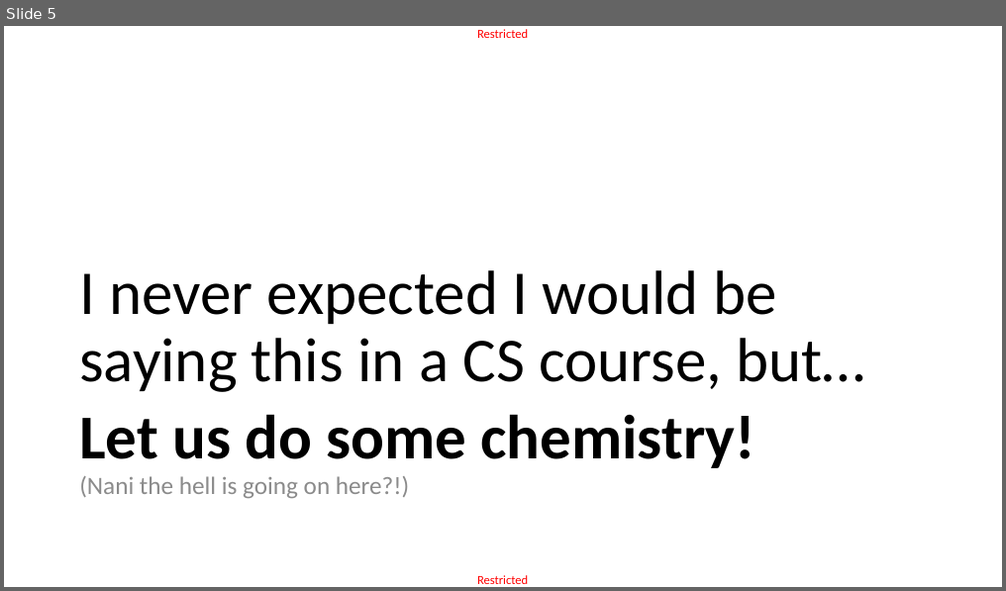
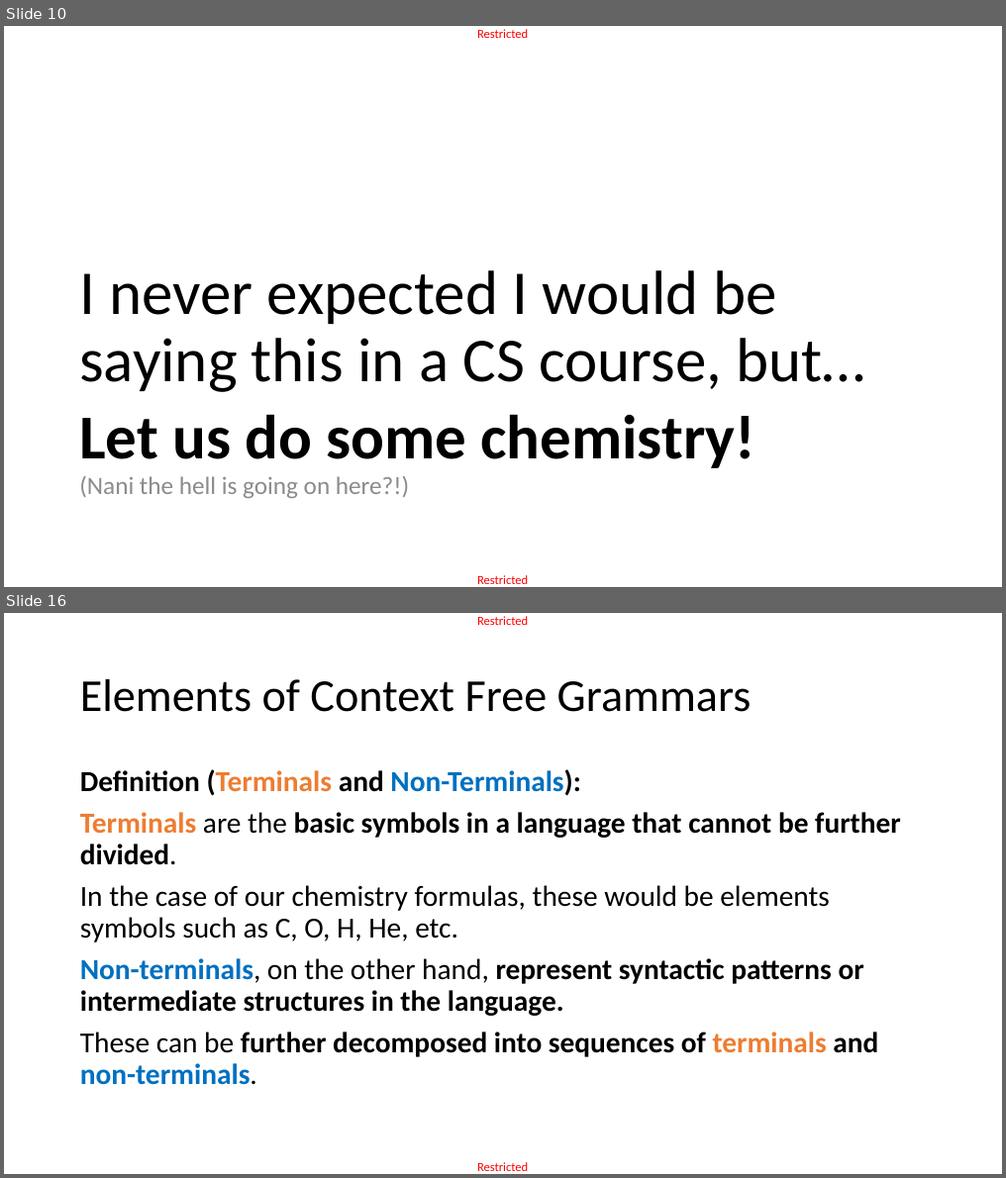
Before and after one commit to matthieudemari/SUTD_PLC_50_051, a slide deck: W10/W10S2/W10S2.pptx. Shown one above the other, each under a label of ours: slide 5 before the commit, slides 10 and 16 after it; the slides between them are not shown. The pictures are 1006x591 and 1006x1178 pixels, drawn with LibreOffice and Linux fonts; fonts in the diff are those of the drawing. Boxes give left, top, right and bottom in pixels: in the first picture for what was removed or moved away, otherwise in the second. Text is boxed around its words. In the diff, an @@ line names an element or a change of style, - is before the commit and + after.

```diff
--- a/W10/W10S2/W10S2.pptx
+++ b/W10/W10S2/W10S2.pptx
@@ slide 16 added at (x1=4, y1=613, x2=1002, y2=1174), background #FFFFFF; not listed: 2 template elements that a slide beside it also shows @@
@@ title added at (x1=80, y1=679, x2=751, y2=712), 44 pt, text #000000 @@
+Elements of Context Free Grammars
@@ text added at (x1=80, y1=769, x2=901, y2=1085), 28 pt, text #000000, bold @@
+Definition (Terminals and Non-Terminals):
+Terminals are the basic symbols in a language that cannot be further divided.
+In the case of our chemistry formulas, these would be elements symbols such as C, O, H, He, etc.
+Non-terminals, on the other hand, represent syntactic patterns or intermediate structures in the language.
+These can be further decomposed into sequences of terminals and non-terminals.
@@ what was slide 5 is now slide 10 @@
```
Also in this commit, not shown: 35 other slides added, 2 slides removed.
